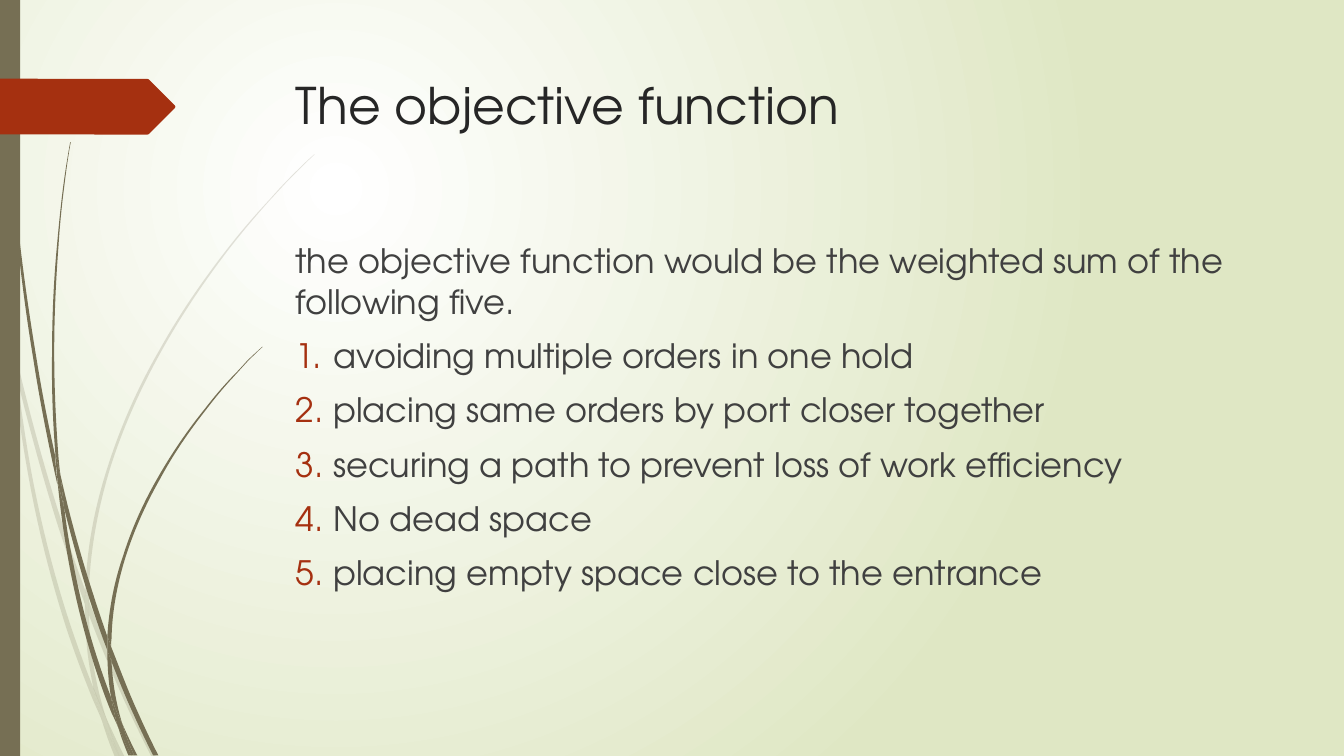
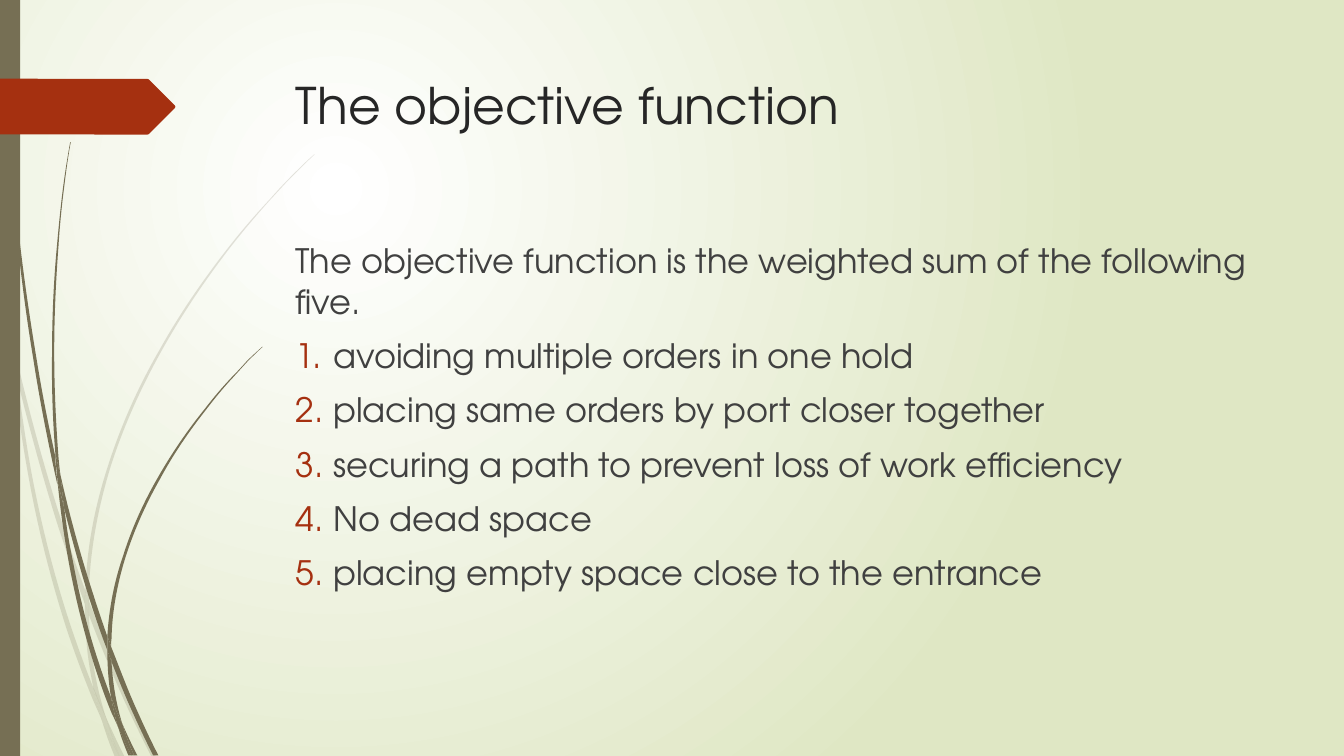
Before and after one commit to r-kurosu/kline_new, a slide deck: slide 13 of 竹田_修論発表.pptx. Drawn at 1344x756 pixels with LibreOffice and Linux fonts; fonts in the diff are those of the drawing. Boxes give left, top, right and bottom in pixels: in the first picture for what was removed or moved away, otherwise in the second. Text is boxed around its words. In the diff, an @@ line names an element or a change of style, - is before the commit and + after.

```diff
--- a/竹田_修論発表.pptx
+++ b/竹田_修論発表.pptx
@@ text at (x1=295, y1=248, x2=1246, y2=315): text changed @@
-the objective function would be the weighted sum of the following five.
+The objective function is the weighted sum of the following five.
```
Also in this commit, not shown: 2 other slides changed.
